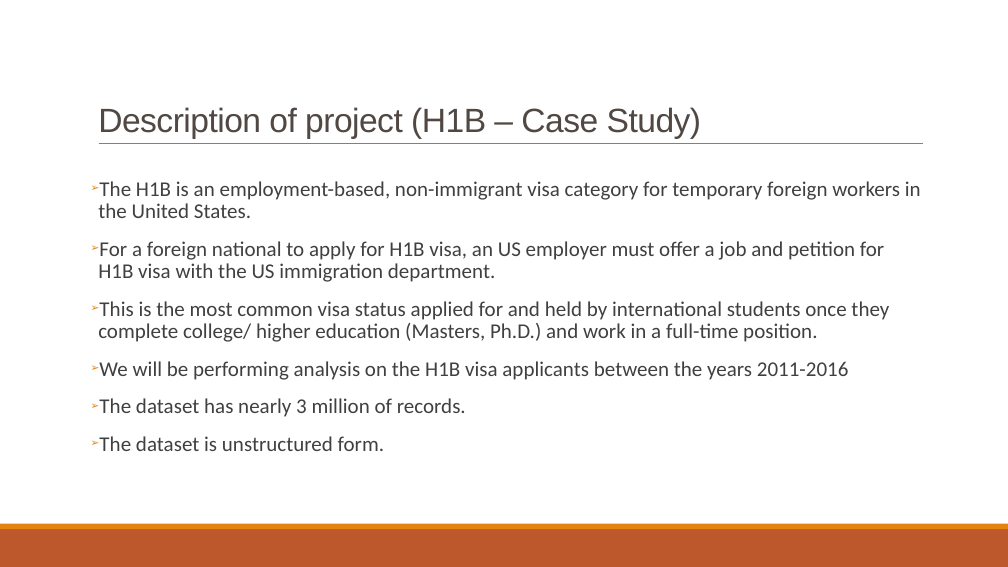
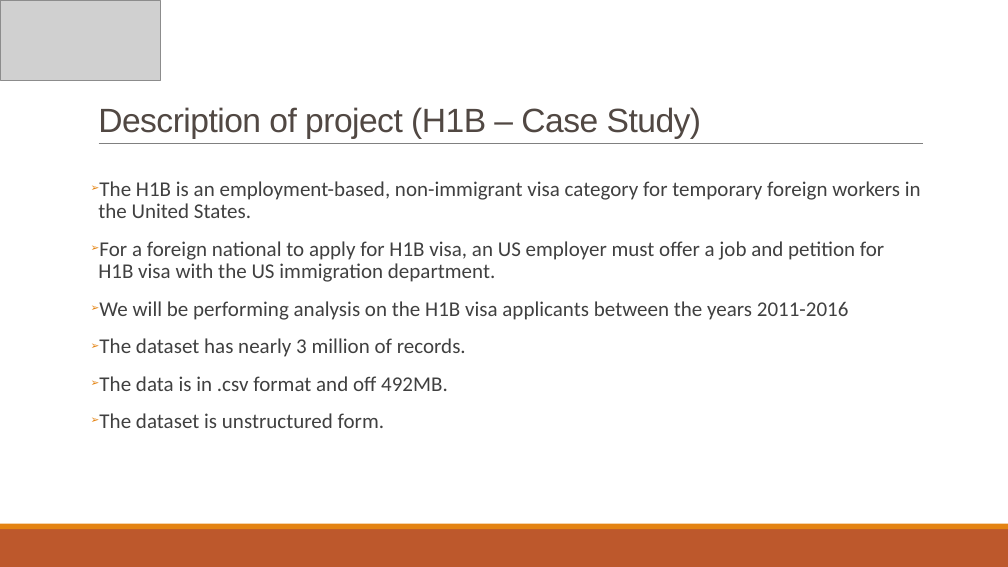
Before and after one commit to kkchaudhary11/H1B_Project, a slide deck: slide 24 of Big Data & Hadoop.pptx (slide 23 before the commit). Drawn at 1008x567 pixels with LibreOffice and Linux fonts; fonts in the diff are those of the drawing; grey boxes stand for pictures. Boxes give left, top, right and bottom in pixels: in the first picture for what was removed or moved away, otherwise in the second. Text is boxed around its words. In the diff, an @@ line names an element or a change of style, - is before the commit and + after.

```diff
--- a/Big Data & Hadoop.pptx
+++ b/Big Data & Hadoop.pptx
@@ picture added at (x1=0, y1=0, x2=160, y2=80) @@
@@ text at (x1=98, y1=301, x2=889, y2=342): paragraph removed @@
-➢ This is the most common visa status applied for and held by international students once they complete college/ higher education (Masters, Ph.D.) and work in a full-time position.
@@ text at (x1=99, y1=376, x2=448, y2=391): paragraph added @@
+➢ The data is in .csv format and off 492MB.
```
Also in this commit, not shown: 9 other slides changed, 5 slides added, 2 slides removed.
